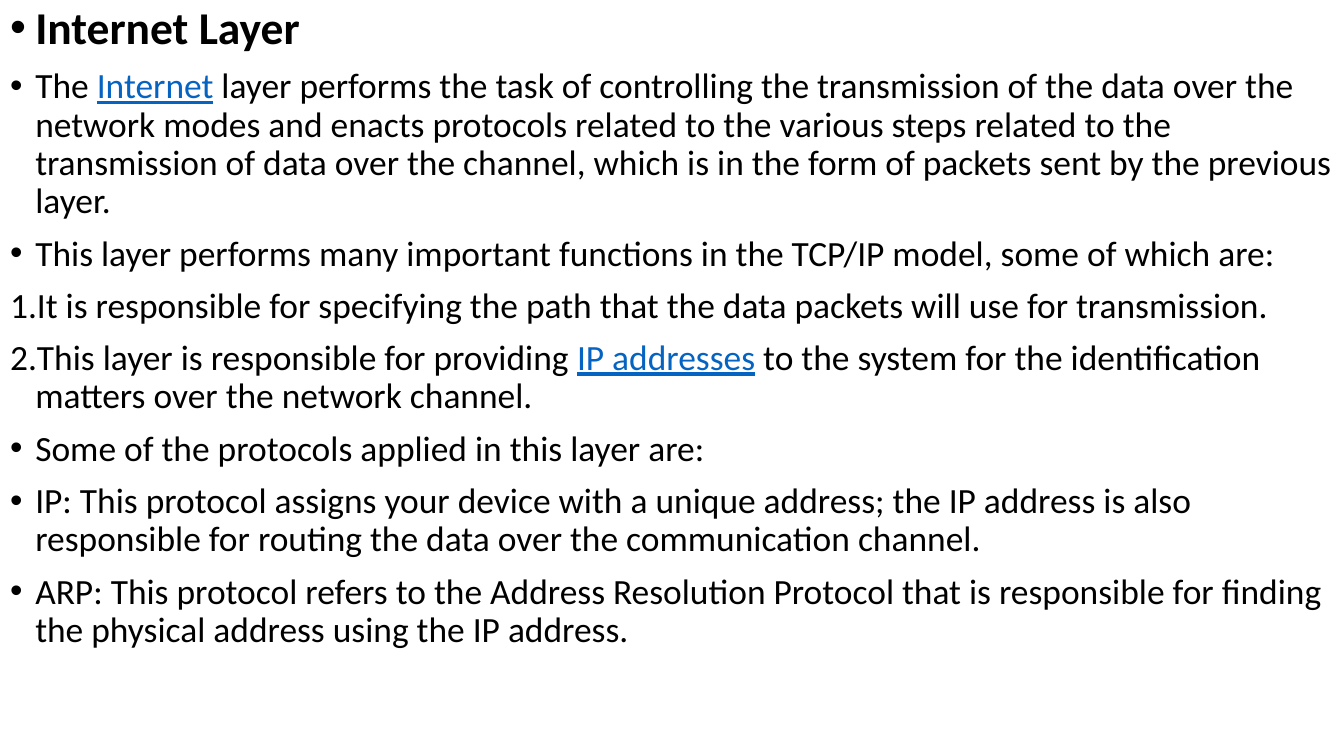
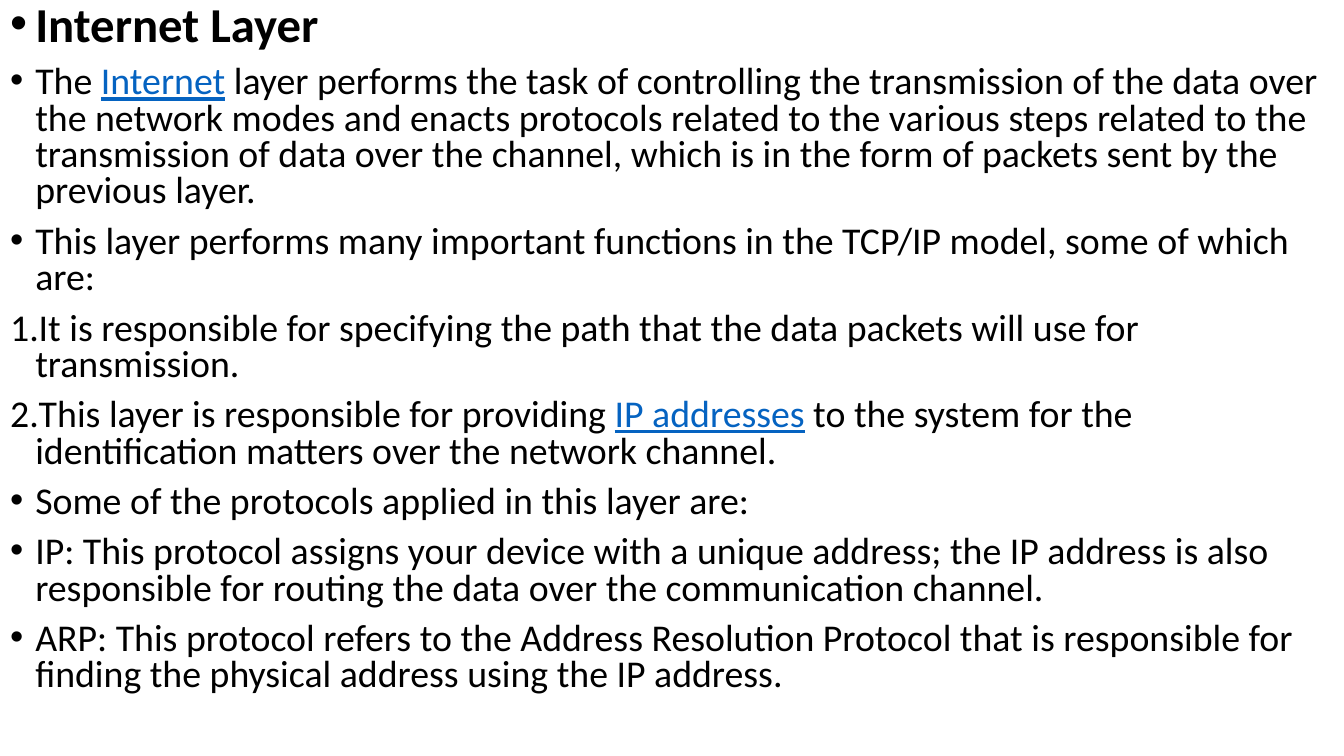
Before and after one commit to Mrcoderv/BCA-UnlimateNote-New, a slide deck: slide 17 of 5th sem/ComputerNetwork/Chapter new 3.pptx. Drawn at 1344x756 pixels with LibreOffice and Linux fonts; fonts in the diff are those of the drawing. Boxes give left, top, right and bottom in pixels: in the first picture for what was removed or moved away, otherwise in the second. Text is boxed around its words. In the diff, an @@ line names an element or a change of style, - is before the commit and + after.

```diff
--- a/5th sem/ComputerNetwork/Chapter new 3.pptx
+++ b/5th sem/ComputerNetwork/Chapter new 3.pptx
@@ text "Internet Layer" at [10,10,1317,694]: size 32.5 to 34.8 pt in "Internet Layer"; size 25.3 to 27.1 pt; line spacing 0.9 to 0.8 @@
```
Also in this commit, not shown: 13 other slides changed, 39 other files.
